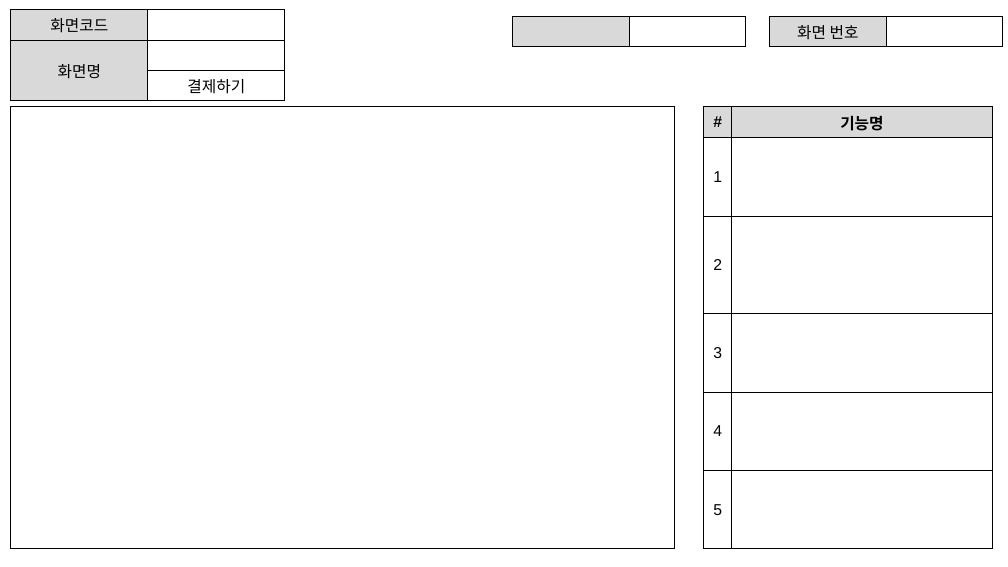
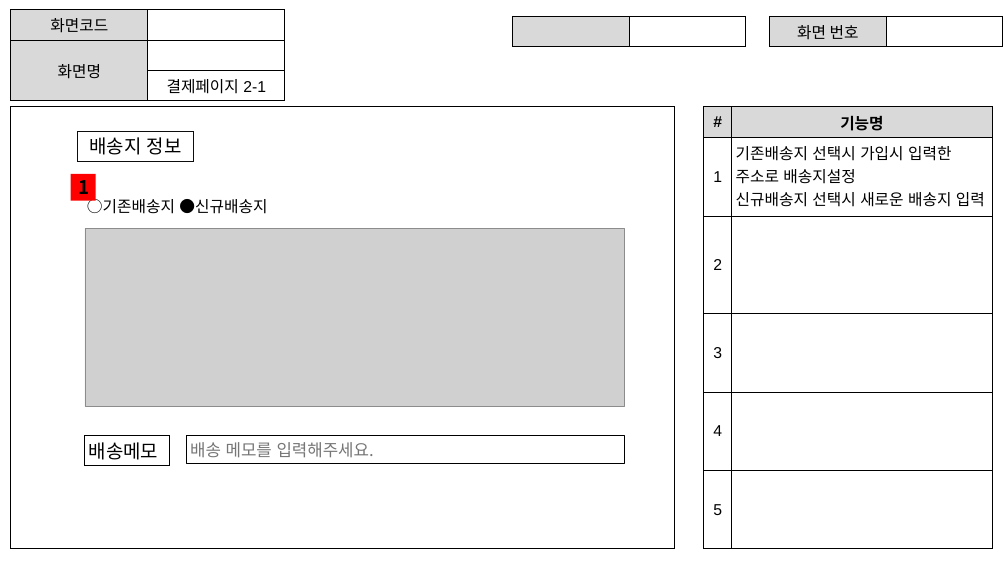
Before and after one commit to ezenteam2/RentalEquip, a slide deck: slide 10 of 0 발표용 파워포인트/project04 - 파워포인트 종합 - 용승.pptx. Drawn at 1008x567 pixels with LibreOffice and Linux fonts; fonts in the diff are those of the drawing; grey boxes stand for pictures. Boxes give left, top, right and bottom in pixels: in the first picture for what was removed or moved away, otherwise in the second. Text is boxed around its words. In the diff, an @@ line names an element or a change of style, - is before the commit and + after.

```diff
--- a/0 발표용 파워포인트/project04 - 파워포인트 종합 - 용승.pptx
+++ b/0 발표용 파워포인트/project04 - 파워포인트 종합 - 용승.pptx
@@ table at <box>11,10,284,98</box> @@
-row 3, column 2: 결제하기
+row 3, column 2: 결제페이지 2-1
@@ table at <box>704,107,992,554</box> @@
-row 2, column 2: 
+row 2, column 2: 기존배송지 선택시 가입시 입력한 주소로 배송지설정 / 신규배송지 선택시 새로운 배송지 입력
@@ rectangle added at <box>77,131,193,161</box>, outline #0D0D0D 1 pt, 18 pt, text #000000 @@
+배송지 정보
@@ rectangle added at <box>70,174,95,200</box>, fill #FF0000 @@
@@ text added at <box>78,180,89,194</box>, 18 pt, text #000000, bold @@
+1
@@ text added at <box>87,196,267,214</box>, 15 pt, text #000000 @@
+○기존배송지 ●신규배송지
@@ picture added at <box>85,229,625,407</box> @@
@@ rectangle added at <box>85,436,169,466</box>, outline #000000 1 pt, 18 pt, text #000000 @@
+배송메모
@@ rectangle added at <box>187,436,625,464</box>, outline #000000 1 pt, 16 pt, text #767676 @@
+배송 메모를 입력해주세요.
```
Also in this commit, not shown: 1 slide added, 1 other file.
